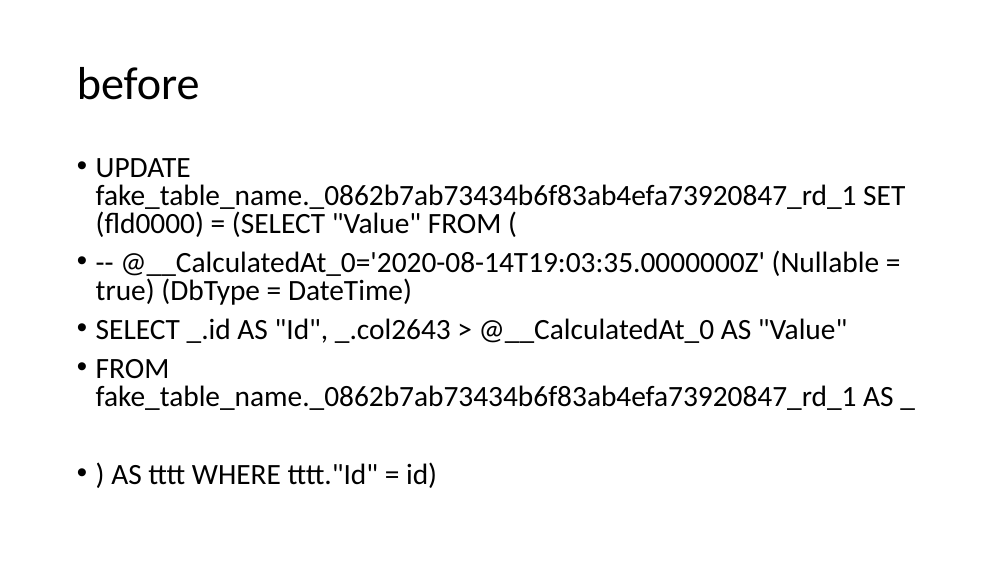
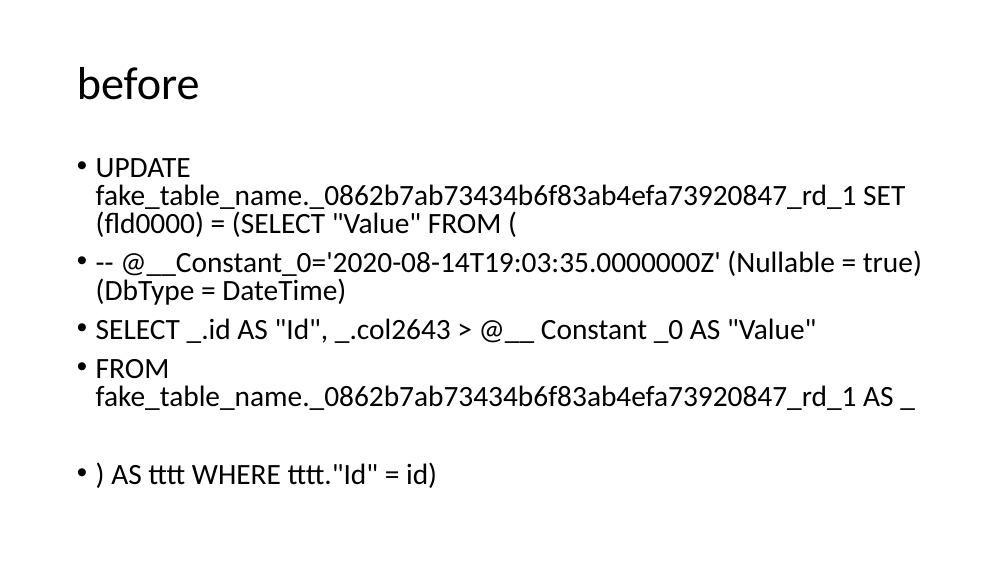
Before and after one commit to Sa1Gur/Expression2Sql, a slide deck: slide 12 of Query2SQL.pptx (slide 11 before the commit). Drawn at 1008x567 pixels with LibreOffice and Linux fonts; fonts in the diff are those of the drawing. Boxes give left, top, right and bottom in pixels: in the first picture for what was removed or moved away, otherwise in the second. Text is boxed around its words. In the diff, an @@ line names an element or a change of style, - is before the commit and + after.

```diff
--- a/Query2SQL.pptx
+++ b/Query2SQL.pptx
@@ text at bbox=[96, 250, 922, 343]: text changed @@
-• -- @__CalculatedAt_0='2020-08-14T19:03:35.0000000Z' (Nullable = true) (DbType = DateTime)
-• SELECT _.id AS "Id", _.col2643 > @__CalculatedAt_0 AS "Value"
+• -- @__Constant_0='2020-08-14T19:03:35.0000000Z' (Nullable = true) (DbType = DateTime)
+• SELECT _.id AS "Id", _.col2643 > @__ Constant _0 AS "Value"
```
Also in this commit, not shown: 5 other slides changed, 3 slides added, 1 slide removed.
